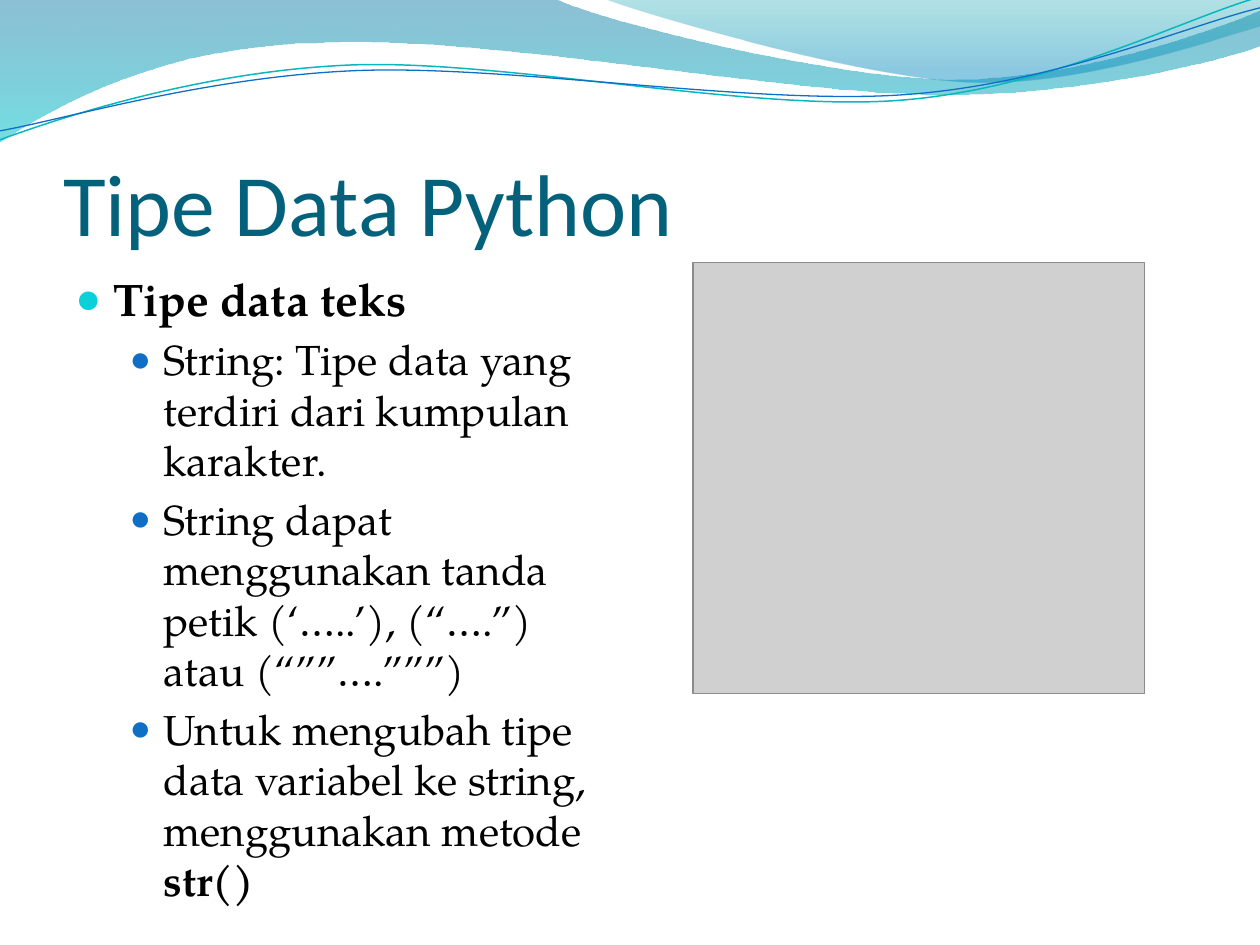
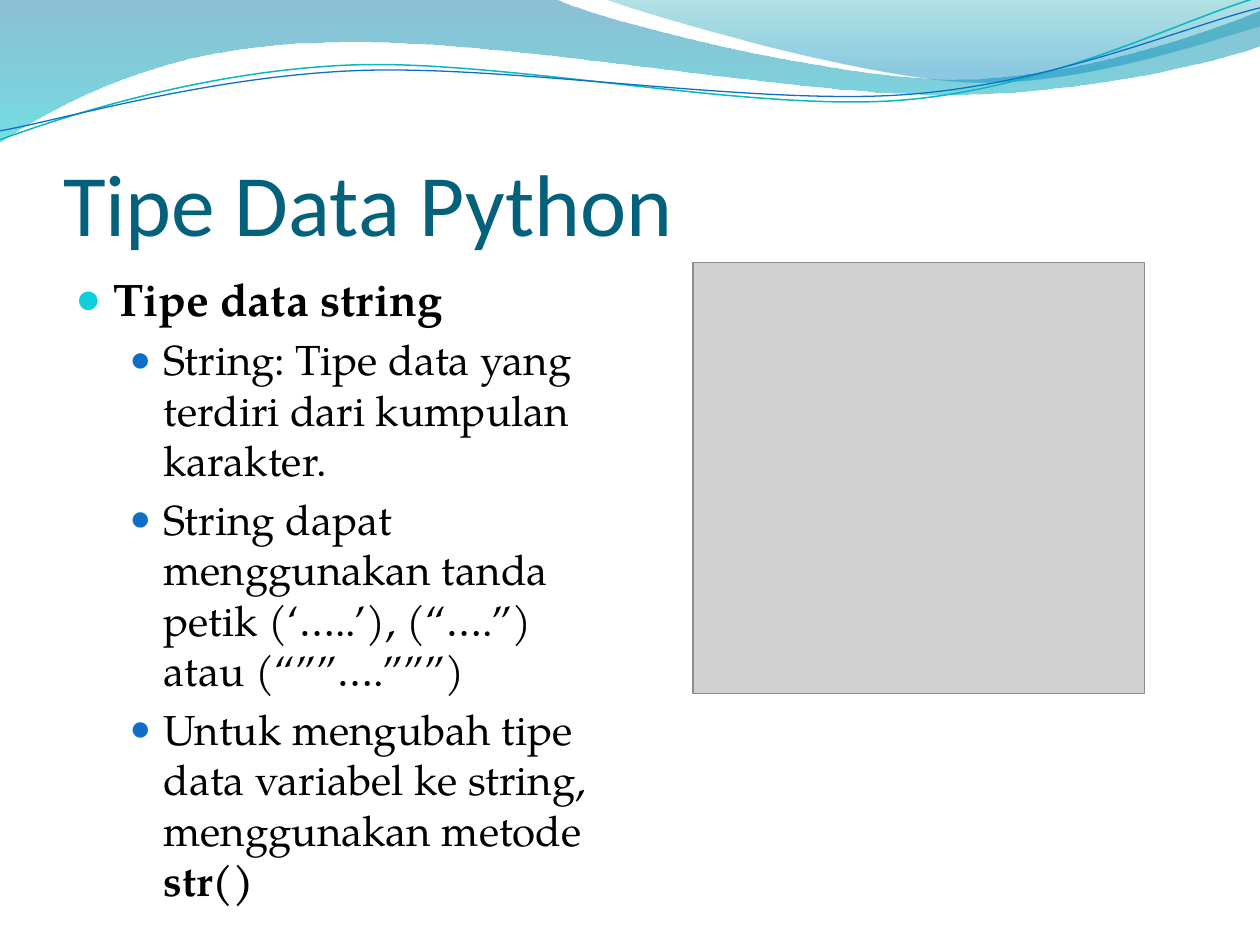
Before and after one commit to dizolette/DeepLearningAlbert, a slide deck: slide 10 of PPT Albertus Dwi S.pptx. Drawn at 1260x945 pixels with LibreOffice and Linux fonts; fonts in the diff are those of the drawing; grey boxes stand for pictures; background and template pictures are left out. Boxes give left, top, right and bottom in pixels: in the first picture for what was removed or moved away, otherwise in the second. Text is boxed around its words. In the diff, an @@ line names an element or a change of style, - is before the commit and + after.

```diff
--- a/PPT Albertus Dwi S.pptx
+++ b/PPT Albertus Dwi S.pptx
@@ text at bbox=[113, 283, 442, 328]: text changed @@
-● Tipe data teks
+● Tipe data string
```
Also in this commit, not shown: 5 other slides changed, 11 slides added.
